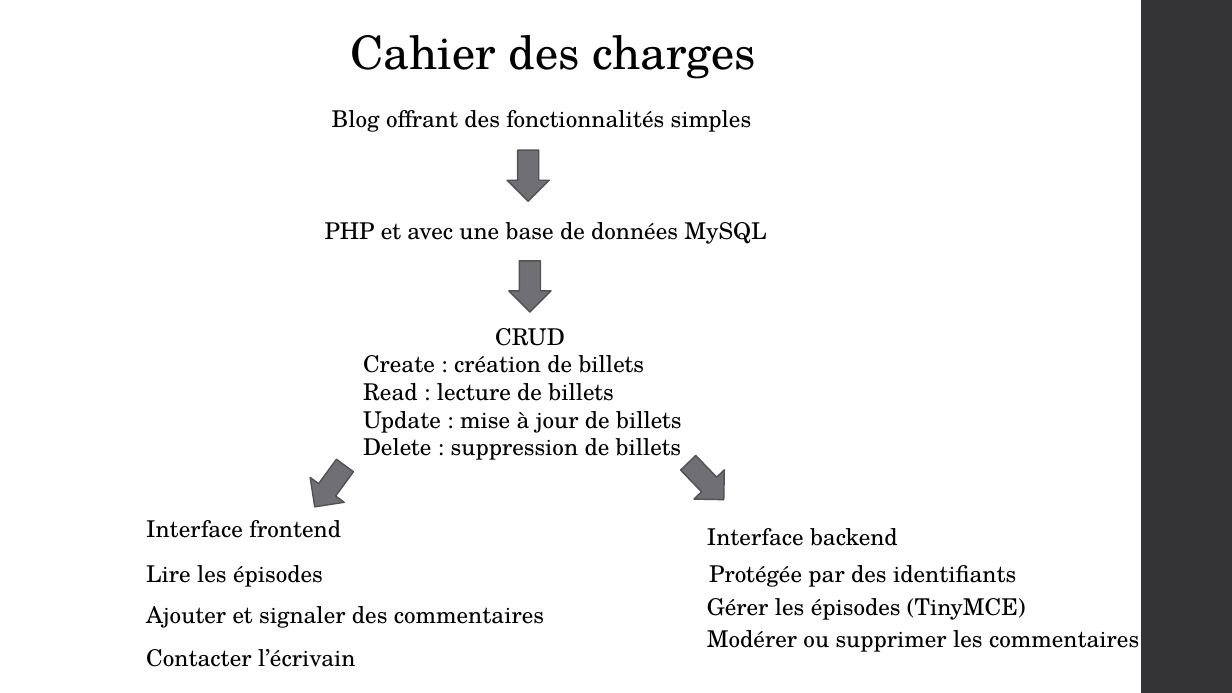
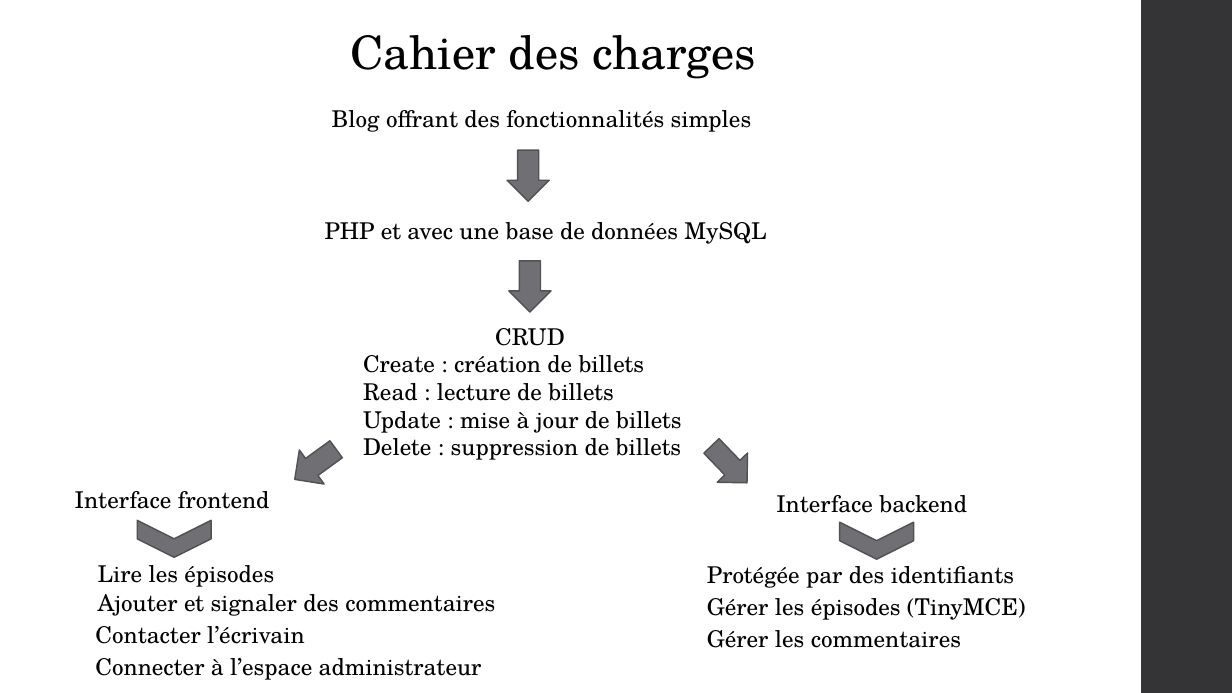
Before and after one commit to LaureenPerrin/project4_Blog-application-in-PHP-and-with-a-MySQL-database, a slide deck: slide 5 of powerpoint/project4.pptx. Drawn at 1232x693 pixels with LibreOffice and Linux fonts; fonts in the diff are those of the drawing. Boxes give left, top, right and bottom in pixels: in the first picture for what was removed or moved away, otherwise in the second. Text is boxed around its words. In the diff, an @@ line names an element or a change of style, - is before the commit and + after.

```diff
--- a/powerpoint/project4.pptx
+++ b/powerpoint/project4.pptx
@@ down arrow at [283,432,349,497]: rotation 36 to 54 degrees @@
@@ down arrow: place and size @@
-down arrow at [673,448,739,514]
+down arrow at [696,431,762,497]
@@ text "Interface frontend": place and size @@
-text "Interface frontend" at [146,520,341,538]
+text "Interface frontend" at [75,491,270,509]
@@ text "Interface backend": place and size @@
-text "Interface backend" at [707,528,898,546]
+text "Interface backend" at [776,495,967,513]
@@ chevron added at [137,520,211,557], fill #6F6F74, outline #525256 1.1 pt @@
@@ chevron added at [840,522,914,559], fill #6F6F74, outline #525256 1.1 pt @@
@@ text "Lire les épisodes": place and size @@
-text "Lire les épisodes" at [146,565,323,587]
+text "Lire les épisodes" at [98,565,274,587]
@@ text "Ajouter et signaler des commentaires": place and size @@
-text "Ajouter et signaler des commentaires" at [146,606,544,628]
+text "Ajouter et signaler des commentaires" at [98,594,495,616]
@@ text "Contacter l’écrivain": place and size @@
-text "Contacter l’écrivain" at [146,649,355,667]
+text "Contacter l’écrivain" at [95,626,304,644]
@@ text added at [95,658,482,680], 18 pt, text #000000 @@
+Connecter à l’espace administrateur
@@ text at [707,630,961,648]: text changed @@
-Modérer ou supprimer les commentaires
+Gérer les commentaires
```
Also in this commit, not shown: 12 other slides changed, 1 slide added, 2 slides removed, 9 other files.
